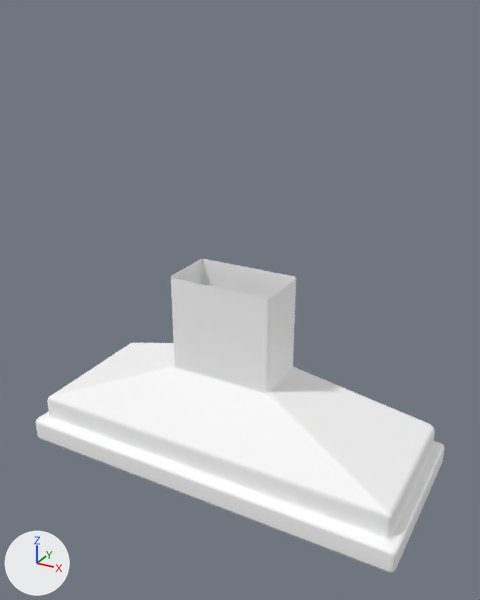
Renders of the FBX model Assets/Art_Assets/Kitchen/M_OvenAndBench/SM_Rangehood.fbx from each side of a commit.
The view is the same before and after, from a 50 mm camera at (2.06, -3.64, 1.66) aimed at (0.08, -0.05, -0.13). Arrows for +X, +Y and +Z are at lower left; the lights stay in place. Where no turn or scale is listed for an object, it has been applied to the vertices.

The older version as bpy lines, for what is in view:
```python
me_mesh_002 = bpy.data.meshes.new('Mesh.002')
me_mesh_002.from_pydata(...)  # 244 vertices, 241 faces; spans x -1.43..1.43, y -0.61..0.61, z -1.42..0.0
me_mesh_002.materials.append(mat_oven)  # white #ffffff
ob_sm_rangehood = bpy.data.objects.new('SM_Rangehood', me_mesh_002)
ob_sm_rangehood.location = (0.0, 0.0, 0.0)
```
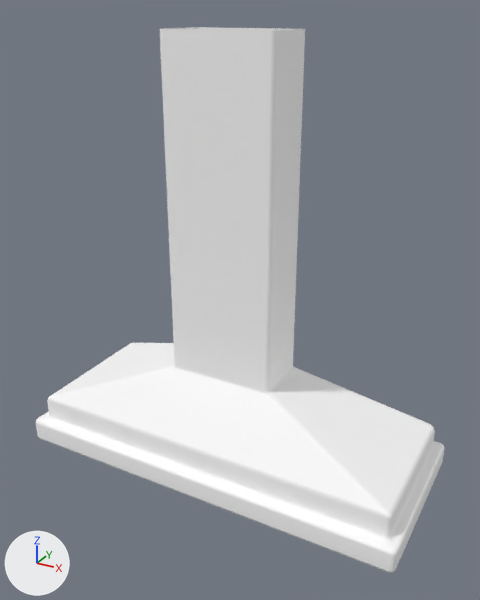
Commit message: [CHANGE] Rangehood Adjusted to reach higher into the ceiling

Where the change shows, as pixel boxes (x1, y1, x2, y2) in the pictures (480 x 600 px; the box of a moved part takes in the faces that stretch with it):
'SM_Rangehood', reshaped (74% taller)
    before: (36, 259, 445, 573)
    after: (36, 27, 445, 573)
part 1 of me_mesh_002, moved or reshaped
    before: (171, 259, 296, 390)
    after: (159, 27, 305, 390)

Patch to the scene script:
```diff
--- a/Assets/Art_Assets/Kitchen/M_OvenAndBench/SM_Rangehood.fbx.py
+++ b/Assets/Art_Assets/Kitchen/M_OvenAndBench/SM_Rangehood.fbx.py
@@ me_mesh_002 @@
 me_mesh_002.from_pydata(...)  # 244 vertices, 241 faces; spans x -1.43..1.43, y -0.61..0.61, z -1.42..0.0
 # used by ob_sm_rangehood; location = (0.0, 0.0, 0.0)
+# me_mesh_002 part 1: all 12 vertices in x -0.38..0.38, y -0.21..0.21, z 0.0 are moved by (0.0, 0.0, 1.55)
 me_mesh_002.materials.append(mat_oven)
```
